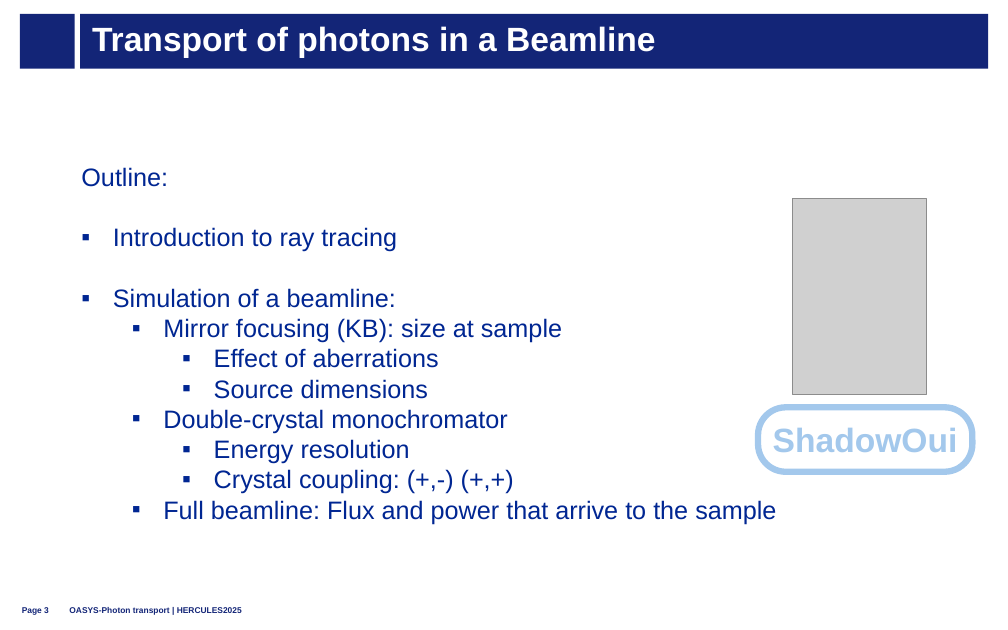
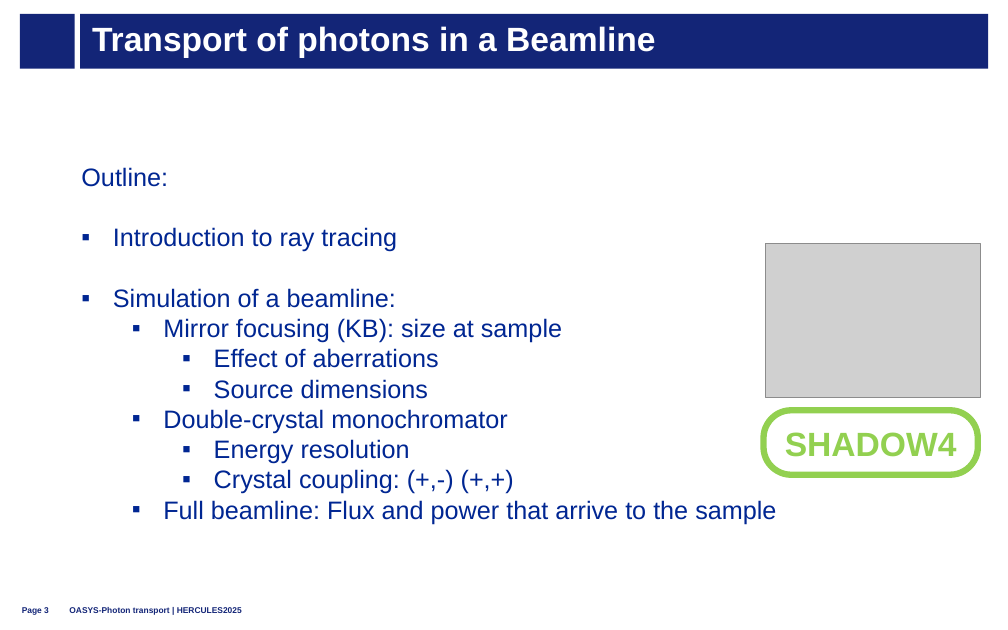
Before and after one commit to oasys-esrf-kit/oasys_hercules_2025, a slide deck: slide 3 of hercules2025_C_photon_transport.pptx. Drawn at 1008x630 pixels with LibreOffice and Linux fonts; fonts in the diff are those of the drawing; grey boxes stand for pictures; background and template pictures are left out. Boxes give left, top, right and bottom in pixels: in the first picture for what was removed or moved away, otherwise in the second. Text is boxed around its words. In the diff, an @@ line names an element or a change of style, - is before the commit and + after.

```diff
--- a/hercules2025_C_photon_transport.pptx
+++ b/hercules2025_C_photon_transport.pptx
@@ picture: place and size @@
-picture at (792, 199, 926, 395)
+picture at (765, 244, 980, 397)
@@ rounded rectangle: place and size @@
-rounded rectangle at (758, 407, 973, 472)
+rounded rectangle at (763, 410, 978, 475)
@@ rounded rectangle at (763, 410, 978, 475): outline #A3C8EC 4.5 pt to #92D050 4.5 pt @@
@@ text removed at (773, 428, 958, 452) @@
-ShadowOui
@@ text added at (785, 432, 957, 457), 24 pt, text #92D050, bold @@
+SHADOW4
```
Also in this commit, not shown: 4 other slides changed, 3 other files.
